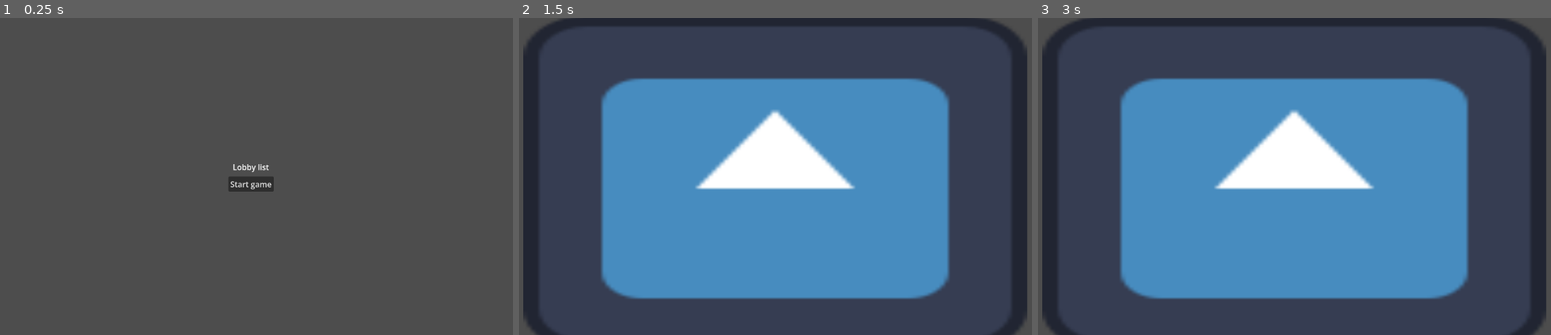
Above: before the commit, frames 1-3 (left to right).
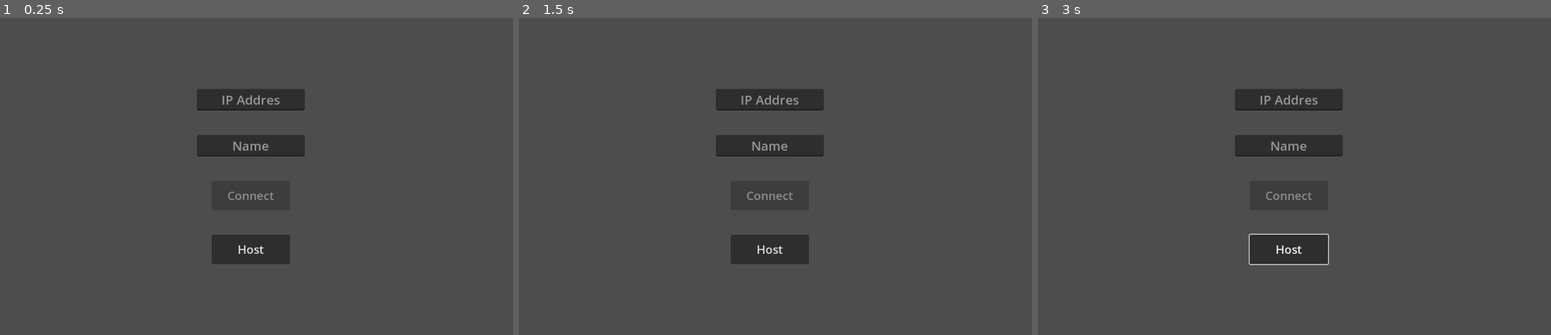
Above: after the commit, the same moments.

Repository: 0xspiderr/itec-2026
Game: Godot game, scene res://_mainMenu/mainMenu.tscn
The game is run twice, just before and just after one commit, with the same random seed, the same clock (stepped at 60 frames per second) and the same inputs. Before the commit the project starts from res://_game/game.tscn. The engine's default icon, where the game draws it, is replaced by a stand-in: a white triangle on a blue panel in a dark square.
Inputs (mouse positions are in pixels of both pictures, inside the frame that each line leads up to):
- Up to frame 1 (0.25 s): no input
- Up to frame 2 (1.5 s): click (770, 249) at 0.5 s, where only the run after the commit has a clickable "Host"; click (770, 182) at 1.25 s, where only the run before the commit has a clickable "Start game"
- Up to frame 3 (3 s): hold D (right) 2.03-2.78 s; hold Down (down) from 2.78 s (still down)

The runs differ from the first frame. In frame 1, 4.5% of the frame differs, in the area x 38-60%, y 22-78%; in frame 2, 57%, in the area x 0-100%, y 0-100%; in frame 3, 57%.

Commit message:
added: main menu connection with lobby and rest of the systems

Diff:
--- a/_mainMenu/mainMenu.tscn
+++ b/_mainMenu/mainMenu.tscn
@@ -37,6 +37,13 @@
 theme_override_font_sizes/font_size = 24
 text = "Connect"
 
+[node name="HostBtn" type="Button" parent="menuContainer" unique_id=907993549]
+custom_minimum_size = Vector2(160, 60)
+layout_mode = 2
+size_flags_horizontal = 4
+theme_override_font_sizes/font_size = 24
+text = "Host"
+
 [node name="CenterContainer" type="CenterContainer" parent="." unique_id=629995657]
 visible = false
 layout_mode = 2
@@ -67,3 +74,5 @@
 fit_content = true
 horizontal_alignment = 1
 vertical_alignment = 1
+
+[connection signal="pressed" from="menuContainer/HostBtn" to="." method="_on_host_btn_pressed"]
--- a/_mainMenu/main_menu.gd
+++ b/_mainMenu/main_menu.gd
@@ -5,7 +5,6 @@
 @onready var connect_button: Button = $menuContainer/Connect
 @onready var menu: VBoxContainer = $menuContainer
 @onready var error: CenterContainer = $CenterContainer
-
 
 
 # Called when the node enters the scene tree for the first time.
@@ -24,7 +23,8 @@
 
 func _on_button_pressed() -> void:
 	if ip_addres.text.is_valid_ip_address():
-		print("try_connect")
+		NetworkManager.peer_name = name_player.text
+		NetworkManager.create_client(ip_addres.text)
 	else:
 		menu.hide()
 		error.show()
@@ -33,3 +33,8 @@
 	if event.is_pressed() and error.visible:
 		menu.show()
 		error.hide()
+
+
+func _on_host_btn_pressed() -> void:
+	NetworkManager.peer_name = name_player.text
+	NetworkManager.create_host()
--- a/_network/network_manager.gd
+++ b/_network/network_manager.gd
@@ -8,6 +8,7 @@
 const PORT: int = 9000
 var peers: Dictionary = {}
 var peer_name: String = "default"
+const GAME = preload("uid://bbfveqdd0ihau")
 
 
 func _ready() -> void:
@@ -20,11 +21,11 @@
 	if not OS.is_debug_build():
 		return
 
-	if "--server" in OS.get_cmdline_args():
-		create_host()
-
-	if "--client" in OS.get_cmdline_args():
-		create_client(DEFAULT_IP)
+	#if "--server" in OS.get_cmdline_args():
+		#create_host()
+	#
+	#if "--client" in OS.get_cmdline_args():
+		#create_client(DEFAULT_IP)
 
 
 func create_host():
@@ -38,6 +39,7 @@
 	peers[1] = peer_name
 
 	print("created host")
+	get_tree().change_scene_to_packed(GAME)
 	update_lobby_ui.emit() # sendto lobby
 
 
@@ -50,6 +52,7 @@
 		return err
 
 	multiplayer.multiplayer_peer = peer
+	get_tree().change_scene_to_packed(GAME)
 	print("created client")
 
 
--- a/project.godot
+++ b/project.godot
@@ -11,7 +11,7 @@
 [application]
 
 config/name="itec_2026"
-run/main_scene="uid://bbfveqdd0ihau"
+run/main_scene="uid://dogckl7huip08"
 config/features=PackedStringArray("4.6", "GL Compatibility")
 config/icon="res://icon.svg"
 
